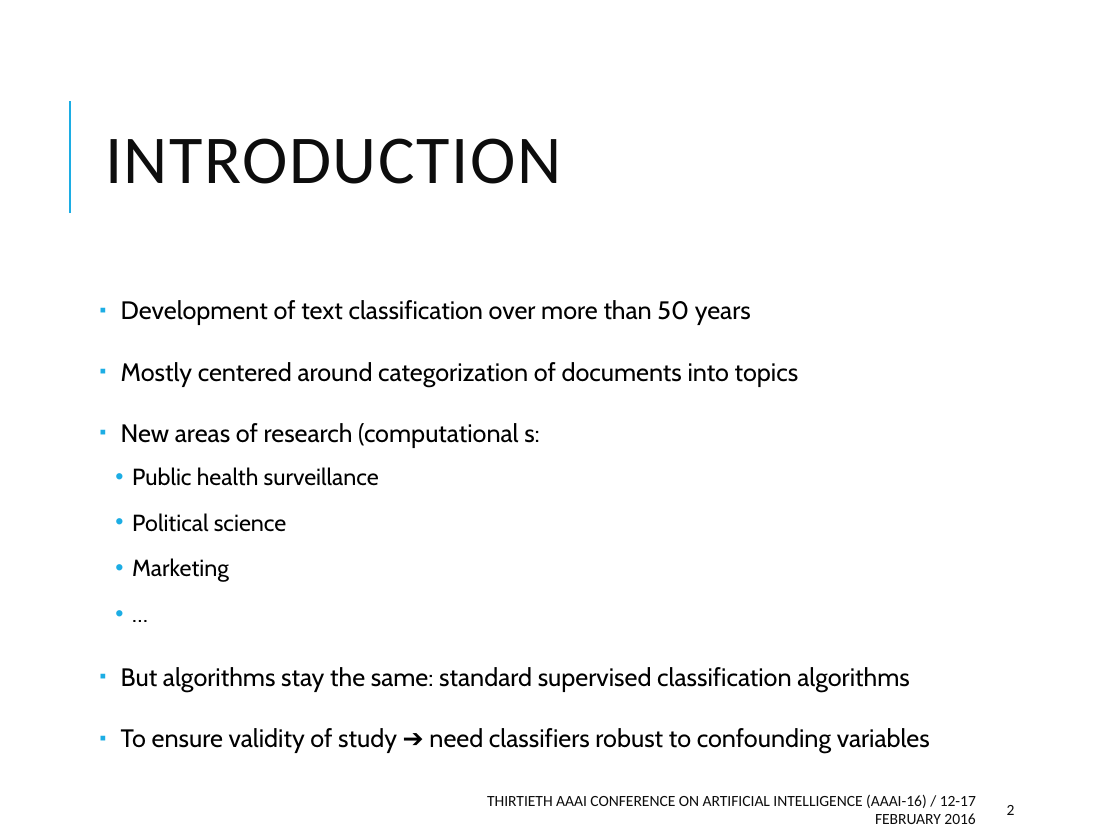
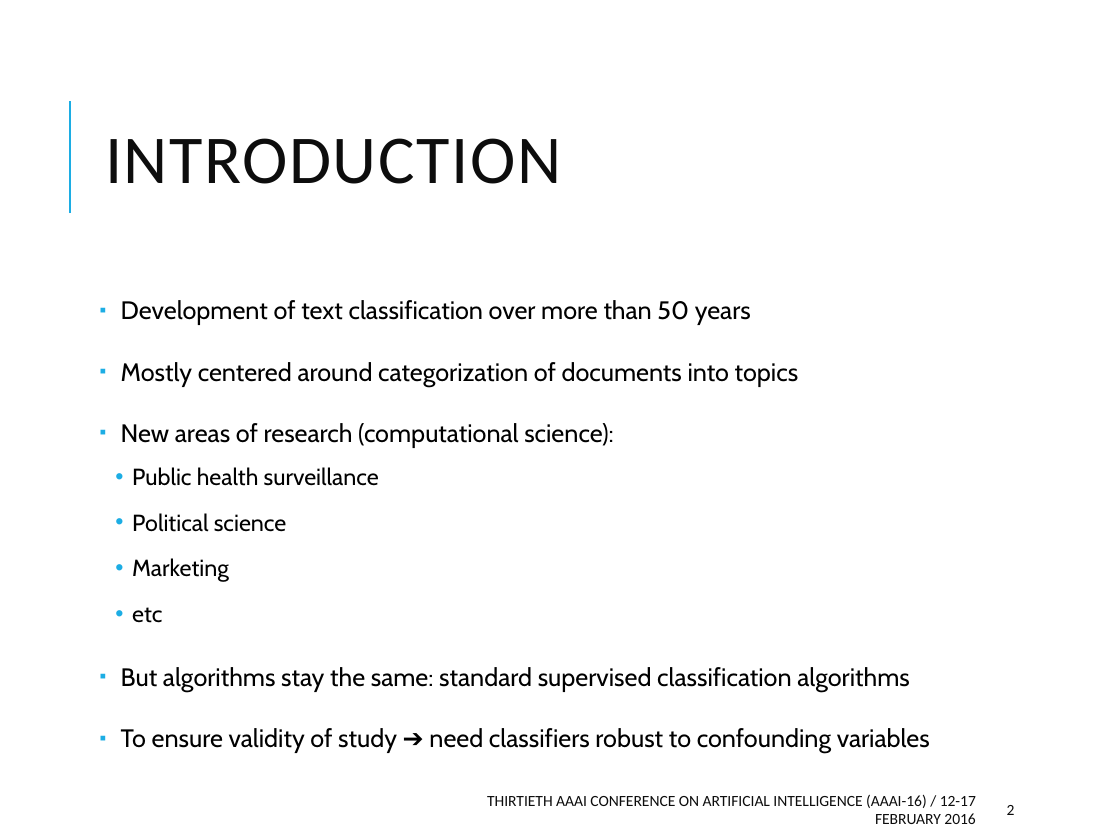
Before and after one commit to tapilab/aaai-2016-robust, a slide deck: slide 2 of slides/slides.pptx. Drawn at 1120x840 pixels with LibreOffice and Linux fonts; fonts in the diff are those of the drawing. Boxes give left, top, right and bottom in pixels: in the first picture for what was removed or moved away, otherwise in the second. Text is boxed around its words. In the diff, an @@ line names an element or a change of style, - is before the commit and + after.

```diff
--- a/slides/slides.pptx
+++ b/slides/slides.pptx
@@ text at [121,423,613,448]: text changed @@
-▪ New areas of research (computational s:
+▪ New areas of research (computational science):
@@ text at [132,607,162,623]: text changed @@
-  • …
+  • etc
```
Also in this commit, not shown: 1 other slide changed, 1 other file.
